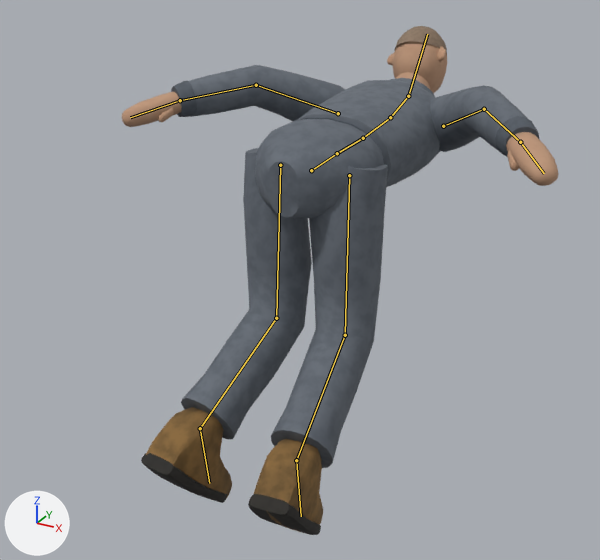
The Blender file blender/player_prisoner.blend as it was, and as the next commit left it.
One viewpoint serves both versions: a 50 mm camera at (0.931, -1.853, 0.826) aimed at (-0.014, -0.134, -0.033). The lights are fixed; the arrows at lower left show +X, +Y and +Z. The picture after the commit comes second. Both versions are drawn at frame 34 of the action 'Die'; the numbers are the values there. The bones that bend it are drawn over the model as lines.

The first picture shows 'Prisoner'.
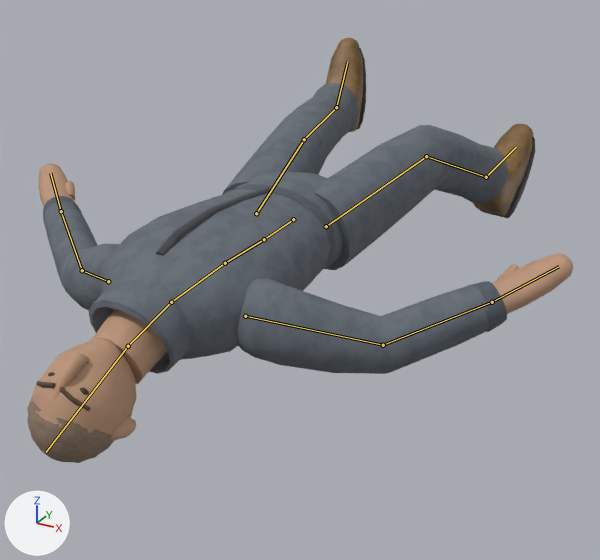
The edits, one by one:
Bone 'Hips' (bone_hips) moves from (0.0, -0.68, 0.1) to (0.0, -0.78, 0.19).
Bone 'Hips' (bone_hips) turns from (-86, 0, 0) to (92, 0, 0) degrees about its own x, y and z.
Bone 'Head' (bone_head) turns from (26, -10, 0) to (12, -12, 0) degrees about its own x, y and z.
Bone 'UpperArm_R' (bone_upperarm_r) turns from (-23, -4, -37) to (-13, -2, -50) degrees about its own x, y and z.
Bone 'Forearm_R' (bone_forearm_r) turns from (26, 2, 2) to (34, 2, 3) degrees about its own x, y and z.
Bone 'UpperArm_L' (bone_upperarm_l) turns from (-23, 4, 37) to (-13, 2, 50) degrees about its own x, y and z.
Bone 'Forearm_L' (bone_forearm_l) turns from (26, -2, -2) to (34, -2, -3) degrees about its own x, y and z.
Bone 'Thigh_R' (bone_thigh_r) turns from (84, 0, -5) to (10, 0, -12) degrees about its own x, y and z.
Bone 'Shin_R' (bone_shin_r) turns from (-60, 0, 0) to (-34, 0, 0) degrees about its own x, y and z.
Bone 'Foot_R' (bone_foot_r) turns from (18, 0, 0) to (-12, 0, 0) degrees about its own x, y and z.
Bone 'Thigh_L' (bone_thigh_l) turns from (84, 0, 5) to (10, 0, 12) degrees about its own x, y and z.
Bone 'Shin_L' (bone_shin_l) turns from (-60, 0, 0) to (-10, 0, 0) degrees about its own x, y and z.
Bone 'Foot_L' (bone_foot_l) turns from (18, 0, 0) to (-12, 0, 0) degrees about its own x, y and z.

Pixel boxes (x1, y1, x2, y2) of what changed, in the pictures (600 x 560 px):
'Prisoner', posed (25% wider, 16% shorter)
    before: (122, 26, 559, 535)
    after: (27, 38, 573, 463)
bone 'Hips', root to tip
    before: (311, 170) to (337, 153)
    after: (293, 219) to (264, 239)
bone 'Head', root to tip
    before: (408, 96) to (427, 34)
    after: (128, 346) to (46, 452)
bone 'UpperArm_R', root to tip
    before: (443, 126) to (484, 109)
    after: (245, 316) to (383, 345)
bone 'Forearm_R', root to tip
    before: (484, 109) to (520, 142)
    after: (383, 345) to (492, 302)
bone 'UpperArm_L', root to tip
    before: (338, 113) to (256, 85)
    after: (108, 281) to (82, 270)
bone 'Forearm_L', root to tip
    before: (256, 85) to (180, 100)
    after: (82, 270) to (61, 211)
bone 'Thigh_R', root to tip
    before: (349, 175) to (345, 335)
    after: (326, 226) to (426, 156)
bone 'Shin_R', root to tip
    before: (345, 335) to (296, 460)
    after: (426, 156) to (486, 177)
bone 'Foot_R', root to tip
    before: (296, 460) to (301, 516)
    after: (486, 177) to (516, 147)
bone 'Thigh_L', root to tip
    before: (280, 165) to (276, 318)
    after: (256, 213) to (304, 139)
bone 'Shin_L', root to tip
    before: (276, 318) to (200, 428)
    after: (304, 139) to (336, 107)
bone 'Foot_L', root to tip
    before: (200, 428) to (209, 483)
    after: (336, 107) to (347, 62)
